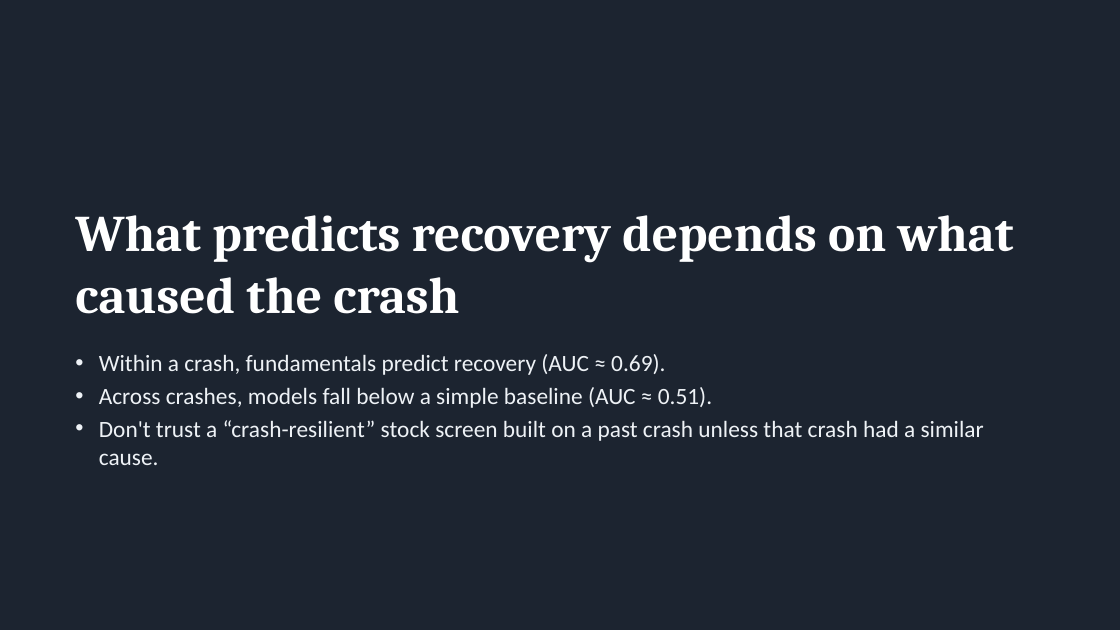
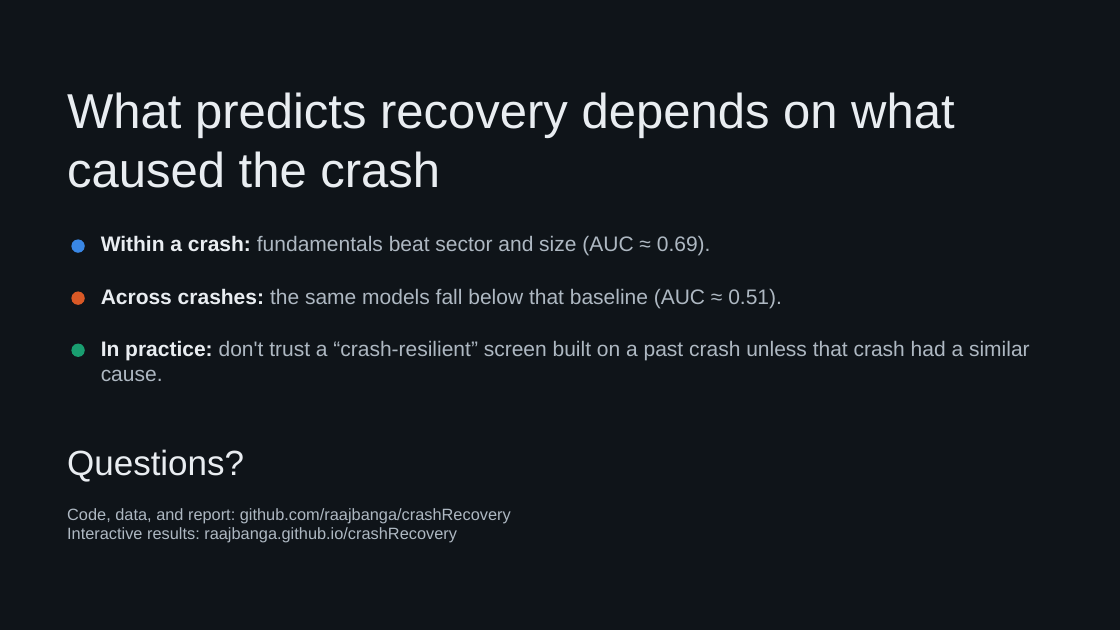
Before and after one commit to raajbanga/crashRecovery, a slide deck: slide 17 of slides/crash_recovery.pptx (slide 14 before the commit). Drawn at 1120x630 pixels with LibreOffice and Linux fonts; fonts in the diff are those of the drawing. Boxes give left, top, right and bottom in pixels: in the first picture for what was removed or moved away, otherwise in the second. Text is boxed around its words. In the diff, an @@ line names an element or a change of style, - is before the commit and + after.

Commit message:
Rebuild slides and report around implementation choices
The deck (17 slides, with a PDF export) now walks through how the table
was built and how the models were tested: sources and pipeline, the
SEC-filer universe, ticker identity checks, the fails-price check,
cleaning and filters, labels, point-in-time features, evaluation
design, model pipeline, and statistics, before the results and limits.
Two new figures from scripts/plot_method_figures.py explain the label
and the price check.

The report's dataset and methodology sections explain the same choices
and include both figures. Also drops placeholder .gitkeep files and
aligns the README's structure list.

```diff
--- a/slides/crash_recovery.pptx
+++ b/slides/crash_recovery.pptx
@@ background #1C2430 to #0F1419 @@
@@ text "What predicts recovery depends on ...": place and size @@
-text "What predicts recovery depends on ..." at <box>75,215,1014,314</box>
+text "What predicts recovery depends on ..." at <box>67,92,954,188</box>
@@ text "What predicts recovery depends on ..." at <box>67,92,954,188</box>: size 44 to 42 pt, font Cambria to Arial, text colour #FFFFFF to #E9EDF1, bold off @@
@@ ellipse added at <box>71,239,85,253</box>, fill #3987E5 @@
@@ text added at <box>101,235,711,256</box>, 18 pt, text #AEB8C2 @@
+Within a crash: fundamentals beat sector and size (AUC ≈ 0.69).
@@ ellipse added at <box>71,292,85,305</box>, fill #D95926 @@
@@ text added at <box>101,288,782,308</box>, 18 pt, text #AEB8C2 @@
+Across crashes: the same models fall below that baseline (AUC ≈ 0.51).
@@ ellipse added at <box>71,344,85,357</box>, fill #199E70 @@
@@ text at <box>101,340,1030,381</box>: text changed; size 20 to 18 pt; font Calibri to Arial; text colour #EEF2F6 to #AEB8C2 @@
-• Within a crash, fundamentals predict recovery (AUC ≈ 0.69).
-• Across crashes, models fall below a simple baseline (AUC ≈ 0.51).
-• Don't trust a “crash-resilient” stock screen built on a past crash unless that crash had a similar cause.
+In practice: don't trust a “crash-resilient” screen built on a past crash unless that crash had a similar cause.
@@ text added at <box>67,449,244,482</box>, 30 pt, text #E9EDF1 @@
+Questions?
@@ text added at <box>67,508,511,543</box>, 14 pt, text #AEB8C2 @@
+Code, data, and report: github.com/raajbanga/crashRecovery
+Interactive results: raajbanga.github.io/crashRecovery
```
Also in this commit, not shown: 2 other slides changed, 14 slides added, 11 slides removed, 20 other files.
